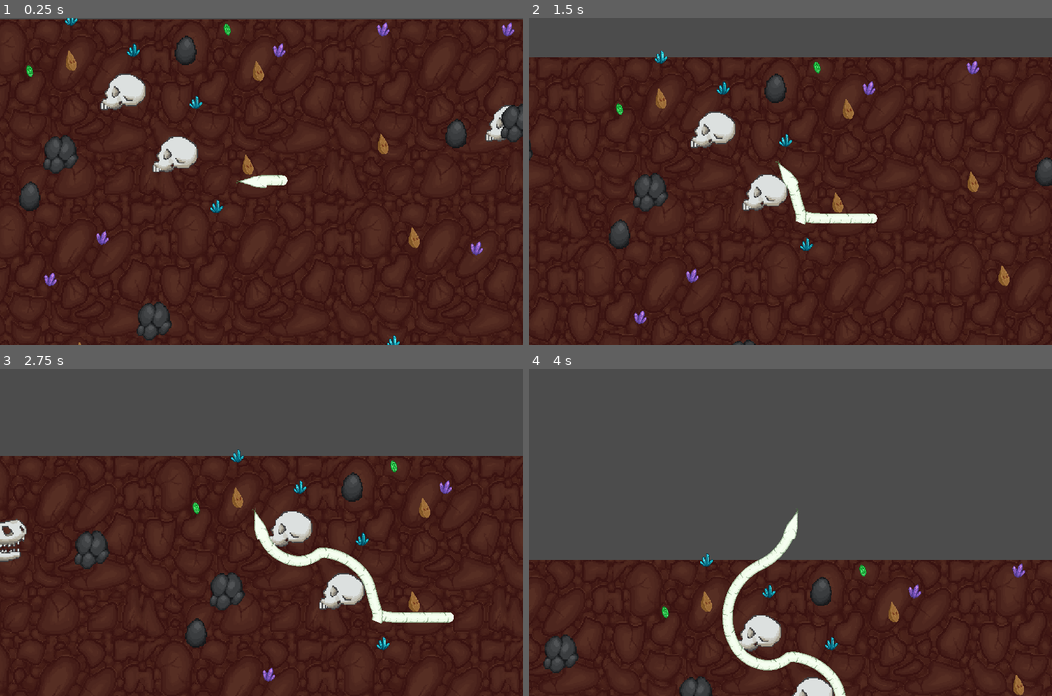
Above: before the commit, frames 1-4 (two rows, left to right).
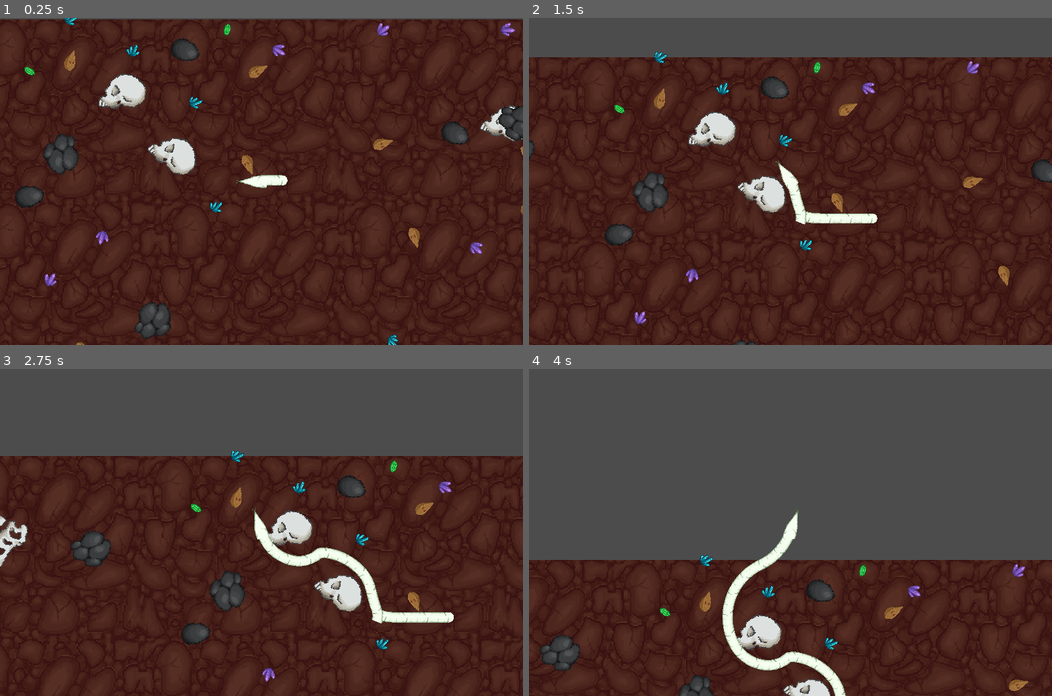
Above: after the commit, the same moments.

Repository: 0xOnyx/GGJ
Game: Godot game, scene res://scenes/main.tscn
The game is run twice, just before and just after one commit, with the same random seed, the same clock (stepped at 60 frames per second) and the same inputs.
Inputs:
- Up to frame 1 (0.25 s): no input
- Up to frame 2 (1.5 s): hold D (right) 0.53-1.28 s; hold A (left) from 1.28 s (still down)
- Up to frame 3 (2.75 s): release A (left) at 2.03 s; hold D (right) from 2.03 s (still down)
- Up to frame 4 (4 s): release D (right) at 3.53 s; hold A (left) from 3.53 s (still down)

The runs differ from the first frame. In frame 1, 3.2% of the frame differs, in the area x 2-100%, y 0-100%; in frame 2, 2.5%; in frame 3, 2.8%; in frame 4, 1.6%.

Commit message:
add random value for rotation and fix error in random generator collectale

Diff:
--- /dev/null
+++ b/scenes/collectable.tscn
@@ -0,0 +1,32 @@
+[gd_scene load_steps=4 format=2]
+
+[ext_resource path="res://assets/seed_final.png" type="Texture" id=1]
+[ext_resource path="res://scripts/collectable.gd" type="Script" id=2]
+
+[sub_resource type="CircleShape2D" id=1]
+radius = 9.0
+
+[node name="Collectable" type="Area2D"]
+script = ExtResource( 2 )
+
+[node name="Sprite" type="Sprite" parent="."]
+scale = Vector2( 0.40625, 0.40625 )
+texture = ExtResource( 1 )
+
+[node name="CollisionShape2D" type="CollisionShape2D" parent="."]
+shape = SubResource( 1 )
+
+[node name="DeathParticles" type="CPUParticles2D" parent="."]
+emitting = false
+explosiveness = 1.0
+emission_shape = 1
+emission_sphere_radius = 4.44
+spread = 180.0
+gravity = Vector2( 0, 0 )
+initial_velocity = 31.58
+initial_velocity_random = 0.66
+
+[node name="DeathparticlesTimer" type="Timer" parent="."]
+
+[connection signal="body_entered" from="." to="." method="_on_Collectable_body_entered"]
+[connection signal="timeout" from="DeathparticlesTimer" to="." method="_on_DeathparticlesTimer_timeout"]
--- /dev/null
+++ b/scenes/obstacle.tscn
@@ -0,0 +1,14 @@
+[gd_scene load_steps=3 format=2]
+
+[ext_resource path="res://assets/obstacles/rock_final_1.png" type="Texture" id=1]
+
+[sub_resource type="CircleShape2D" id=1]
+radius = 18.0
+
+[node name="Obstacle" type="StaticBody2D"]
+
+[node name="Sprite" type="Sprite" parent="."]
+texture = ExtResource( 1 )
+
+[node name="CollisionShape2D" type="CollisionShape2D" parent="."]
+shape = SubResource( 1 )
--- a/scripts/backgroundTileMap.gd
+++ b/scripts/backgroundTileMap.gd
@@ -50,8 +50,8 @@
 		for y in range(0, size.y, texture.autotile_get_size(1).y):
 			tilemap.set_cell(x / texture.autotile_get_size(1).x, y / texture.autotile_get_size(1).y, 1)
 
-	for x in range(0, size.x, 10):
-		for y in range(0, size.y, 10):
+	for x in range(position.x, size.x + position.x, 10):
+		for y in range(position.y, size.y + position.y, 10):
 			if (noise_collectable.get_noise_2d(x, y) >= 0.4):
 				tmp_instance = Collectable.instance()
 				tmp_instance.set_position(Vector2(x, y))
--- a/scripts/collectable.gd
+++ b/scripts/collectable.gd
@@ -25,6 +25,7 @@
 	shape.set_radius($Sprite.get_texture().get_width()*.4)
 #	var collision = CollisionShape2D.new()
 	$CollisionShape2D.set_shape(shape)
+	$Sprite.set_rotation_degrees(rand_range(0, 180))
 
 
 func _on_Collectable_body_entered(body):
--- a/scripts/obstacle/obstacle.gd
+++ b/scripts/obstacle/obstacle.gd
@@ -24,3 +24,4 @@
 	shape.set_radius($Sprite.get_texture().get_width()*.48)
 #	var collision = CollisionShape2D.new()
 	$CollisionShape2D.set_shape(shape)
+	$Sprite.set_rotation_degrees(rand_range(0, 180))
